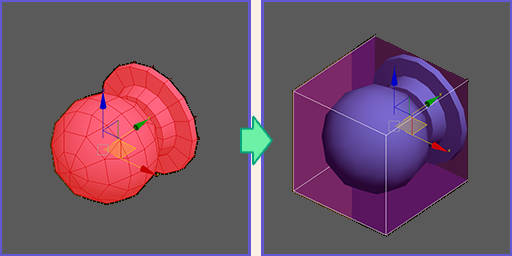
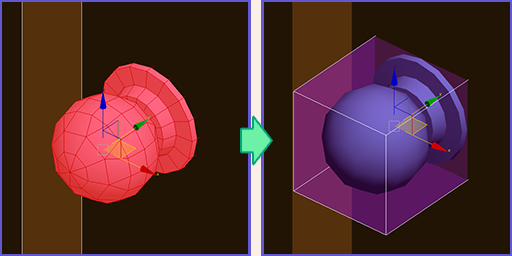
Layers edited between the first and the second (512, 256) image:
painted on "2020-05-07_13h56_34" over [2, 2, 510, 254]
